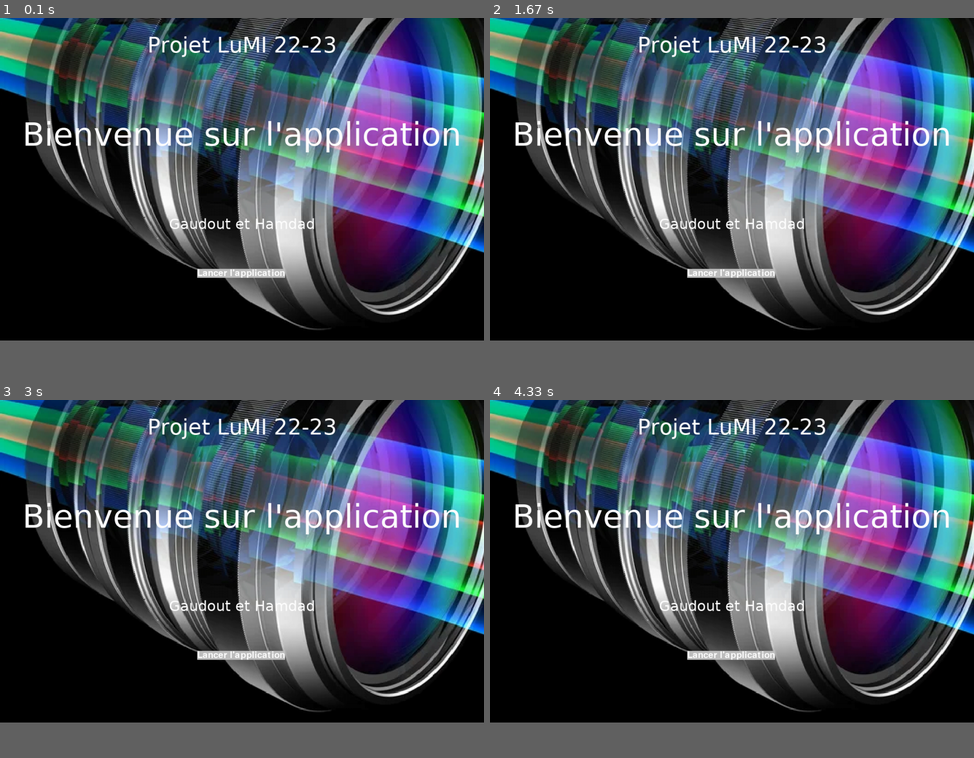
Above: before the commit, frames 1-4 (two rows, left to right).
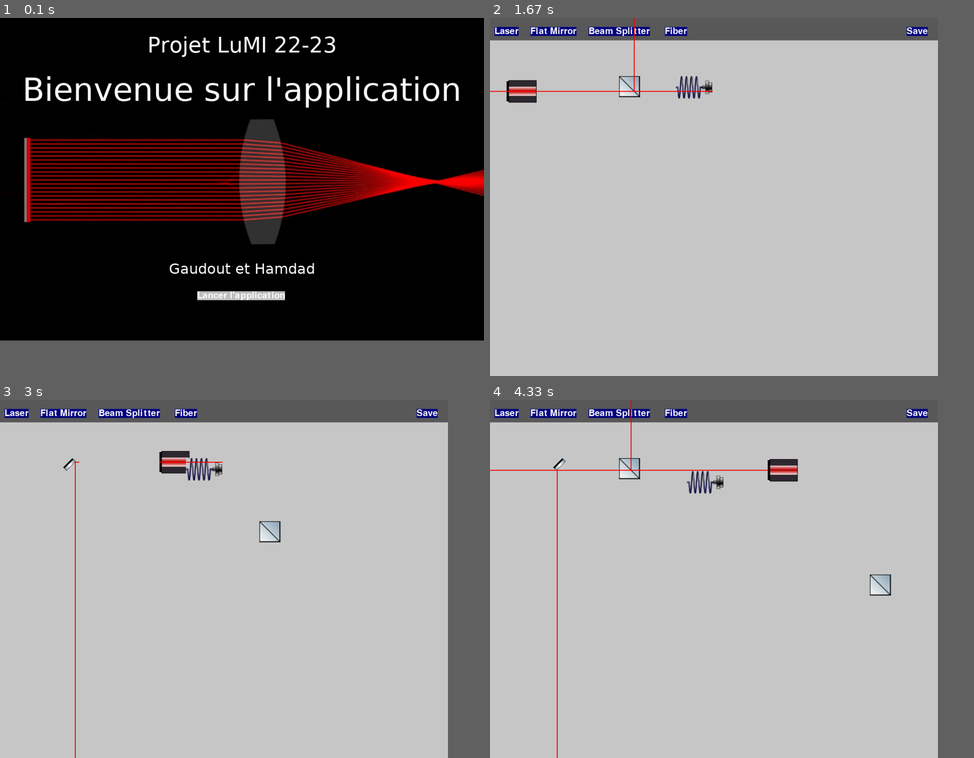
Above: after the commit, the same moments.

Repository: SamuelGaudout/Projet_M2_Lumi
Game: pygame game, started from Window.py
The game is run twice, just before and just after one commit, with the same random seed, the same clock (stepped at 60 frames per second) and the same inputs.
Inputs (mouse positions are in pixels of both pictures, inside the frame that each line leads up to):
- Up to frame 1 (0.1 s): no input
- Up to frame 2 (1.67 s): press the mouse at (732, 293) at 0.37 s; move the mouse to (654, 214) at 0.47 s; release the mouse at (581, 132) at 0.6 s; press the mouse at (504, 32) at 0.7 s; move the mouse to (528, 164) at 0.8 s; release the mouse at (557, 300) at 0.93 s; press the mouse at (673, 32) at 1.03 s; move the mouse to (702, 171) at 1.13 s; release the mouse at (732, 315) at 1.27 s; press the mouse at (620, 32) at 1.37 s; move the mouse to (591, 46) at 1.47 s; release the mouse at (567, 64) at 1.6 s
- Up to frame 3 (3 s): press the mouse at (29, 471) at 1.7 s; move the mouse to (96, 460) at 1.8 s; release the mouse at (159, 446) at 1.93 s; press the mouse at (62, 414) at 2.53 s; move the mouse to (227, 457) at 2.63 s; release the mouse at (392, 500) at 2.77 s; press the mouse at (140, 468) at 2.87 s; move the mouse to (261, 521) at 2.97 s
- Up to frame 4 (4.33 s): release the mouse at (867, 575) at 3.1 s; press the mouse at (688, 475) at 3.2 s; move the mouse to (688, 471) at 3.3 s; release the mouse at (688, 471) at 3.43 s; press the mouse at (620, 414) at 3.53 s; move the mouse to (601, 493) at 3.63 s; release the mouse at (586, 571) at 3.77 s; press the mouse at (915, 414) at 3.87 s; move the mouse to (819, 561) at 3.97 s; release the mouse at (722, 707) at 4.1 s; press the mouse at (664, 460) at 4.2 s; move the mouse to (765, 453) at 4.3 s
In our replay, in frame 2 the window is 900x600 before the commit and 833x666 after it. These sizes can differ from the game's own. Grey fills any space a smaller window leaves; there, only what the larger window draws over its background counts as a difference.

The runs differ from the first frame. In frame 1, 64% of the frame differs, in the area x 0-100%, y 0-88%; in frame 2, 86%; in frame 3, 86%, in the area x 0-100%, y 0-100%; in frame 4, 86%.

Commit message:
améliortzion de la fenetre de jeu

Diff:
--- a/Window.py
+++ b/Window.py
@@ -25,9 +25,9 @@
 pygame.display.set_caption('Application')
 
 #fond de la fenetre
-background = pygame.image.load(os.getcwd()+"\Photos_Materiel\Image.png")
+background = pygame.image.load(os.getcwd()+"\Photos_Materiel\Background.jpg")
+#background = pygame.transform.scale(background, (1233, 925))
 
-background = pygame.transform.scale(background, (1233, 925))
 #texte
 font = pygame.font.SysFont("Verdana", 72)
 font_1= pygame.font.SysFont("Verdana", 48)
@@ -39,18 +39,18 @@
 textRect_1 = text_1.get_rect()
 textRect_2 = text_2.get_rect()
 textRect.centerx = windowSurface.get_rect().centerx
-textRect.centery = windowSurface.get_rect().centery - 100
+textRect.centery = windowSurface.get_rect().centery - 200
 textRect_1.centerx = windowSurface.get_rect().centerx
 textRect_1.centery = windowSurface.get_rect().centery - 300
 textRect_2.centerx = windowSurface.get_rect().centerx
-textRect_2.centery = windowSurface.get_rect().centery + 100
+textRect_2.centery = windowSurface.get_rect().centery + 200
 
-pos=(windowSurface.get_rect().centerx - 100,windowSurface.get_rect().centery + 200)
+pos=(windowSurface.get_rect().centerx - 100,windowSurface.get_rect().centery + 250)
 
 B1=Buttons.Button_Launch("Lancer l'application",pos,font=30,scrn=windowSurface,bg="gray")
 
 
-windowSurface.blit(background,(0,-200))
+windowSurface.blit(background,(0,0))
 windowSurface.blit(text, textRect)
 windowSurface.blit(text_1, textRect_1)
 windowSurface.blit(text_2, textRect_2)
--- a/screen.py
+++ b/screen.py
@@ -22,8 +22,6 @@
 screen.fill(background_colour)
 
 
-print(screen)
-
 optical_elements = []
 
 
@@ -38,7 +36,6 @@
 def select_object(o_elements,x,y):
     print(optical_elements)
     for e in o_elements:
-        print(e.define_size()[0])
         if e.position()[0]<=x<=e.position()[0]+e.define_size()[0] and e.position()[1]<=y<=e.position()[1]+e.define_size()[1]:
             print("Trouvé!!")
             return e
Binary file added: Photos_Materiel/Background.jpg
Not shown, removed: Presentation.ipynb
